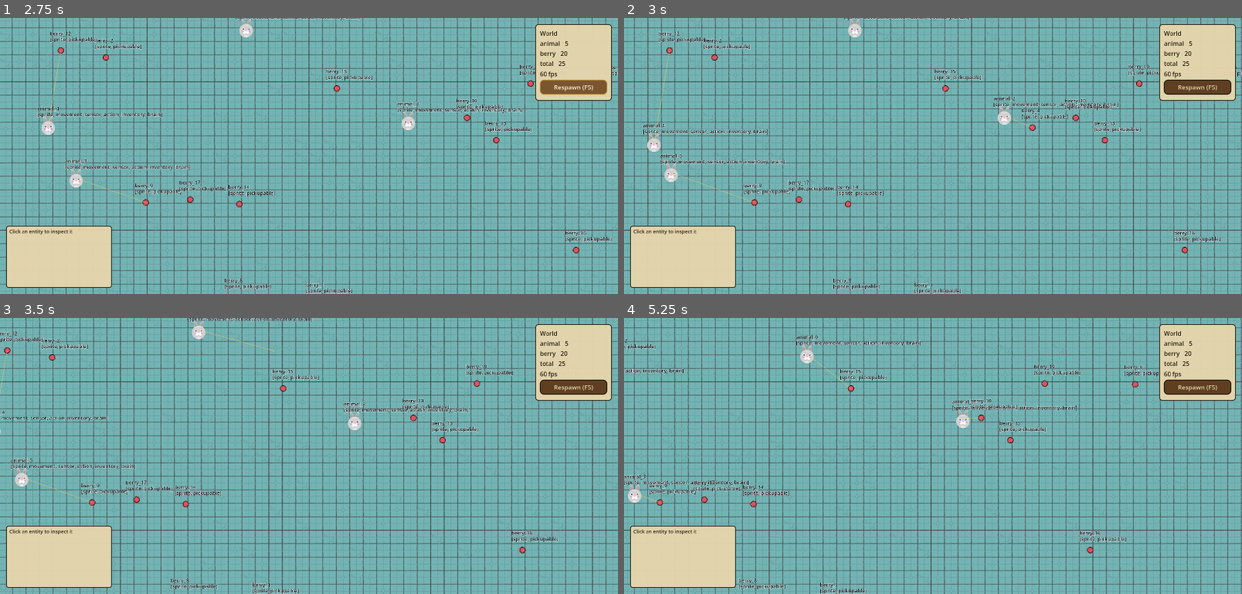
Above: before the commit, frames 1-4 (two rows, left to right).
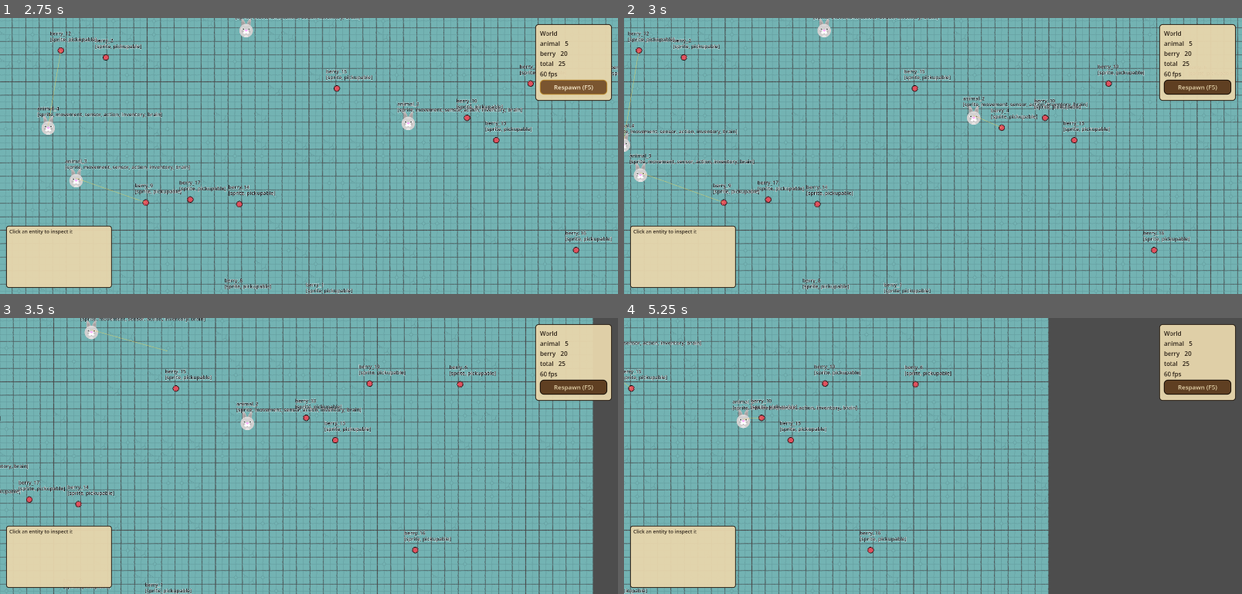
Above: after the commit, the same moments.

Repository: hafizosina/compilationpack
Game: Godot game, scene res://8. SimpleAiSystem/main.tscn
Same seed, same stepped clock (60 frames per second), same inputs: the game is played once before the commit and once after it.
Inputs (mouse positions are in pixels of both pictures, inside the frame that each line leads up to):
- Up to frame 1 (2.75 s): click "Respawn (F5)" at 0.5 s; click "Respawn (F5)" at 1.25 s; click "Respawn (F5)" at 2 s
- Up to frame 2 (3 s): tap Enter at 2.75 s; move the mouse to (1068, 142) at 2.77 s; hold Right (ui_right) from 2.78 s (still down); hold Shift (sprint) from 2.78 s (still down); click (1068, 142) at 2.92 s
- Up to frame 3 (3.5 s): keep holding Right (ui_right); keep holding Shift (sprint)
- Up to frame 4 (5.25 s): release Right (ui_right) at 3.5 s; release Shift (sprint) at 3.5 s; drag from (809, 469) to (821, 329) at 3.52 s; move the mouse to (994, 395) at 4.27 s; hold Right (ui_right) 4.28-5 s; hold Shift (sprint) 4.28-5 s; drag from (902, 511) to (803, 351) at 5.02 s

Frame 1 is identical in both runs. In frame 2, 17% of the frame differs, in the area x 0-100%, y 0-100%; in frame 3, 16%; in frame 4, 39%.

Commit message:
feat(sim): triple the camera pan speed for the larger map

Diff:
--- a/8. SimpleAiSystem/main.tscn
+++ b/8. SimpleAiSystem/main.tscn
@@ -36,3 +36,4 @@
 [node name="Camera2D" parent="." unique_id=1692781263 instance=ExtResource("1_lmde2")]
 position = Vector2(832, 416)
 zoom_value = 0.55
+pan_speed = 3.0
